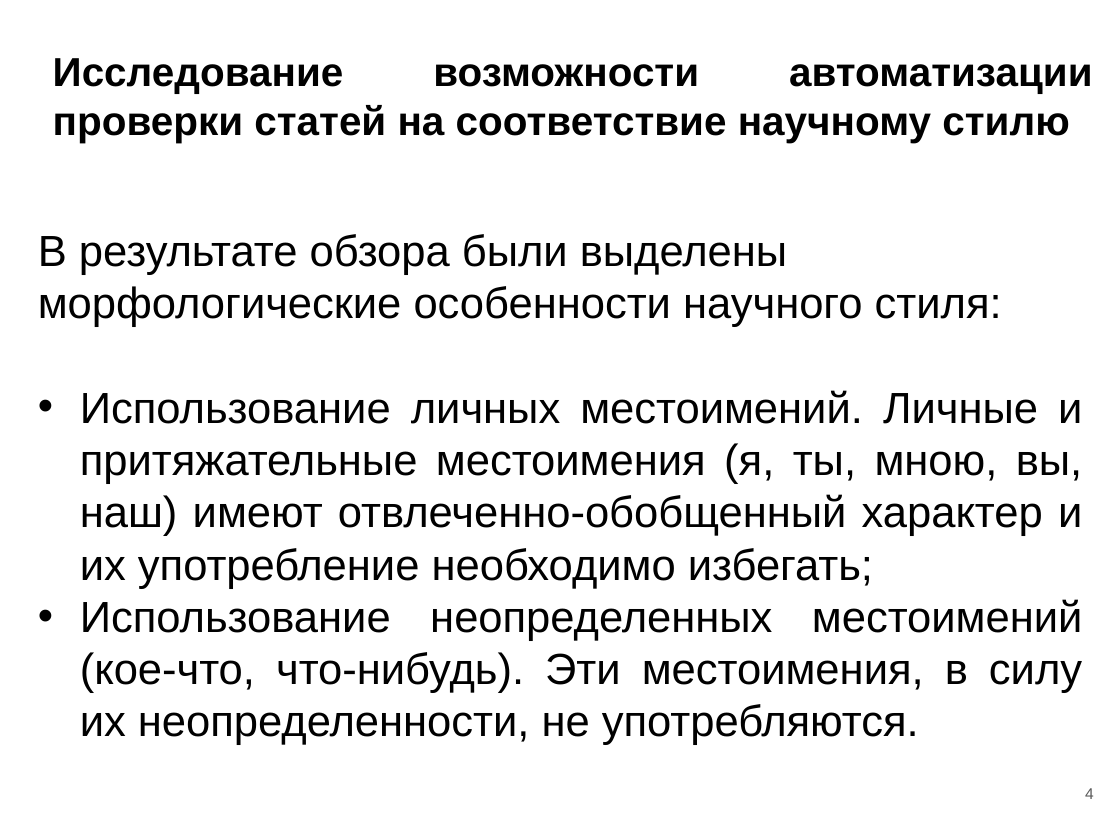
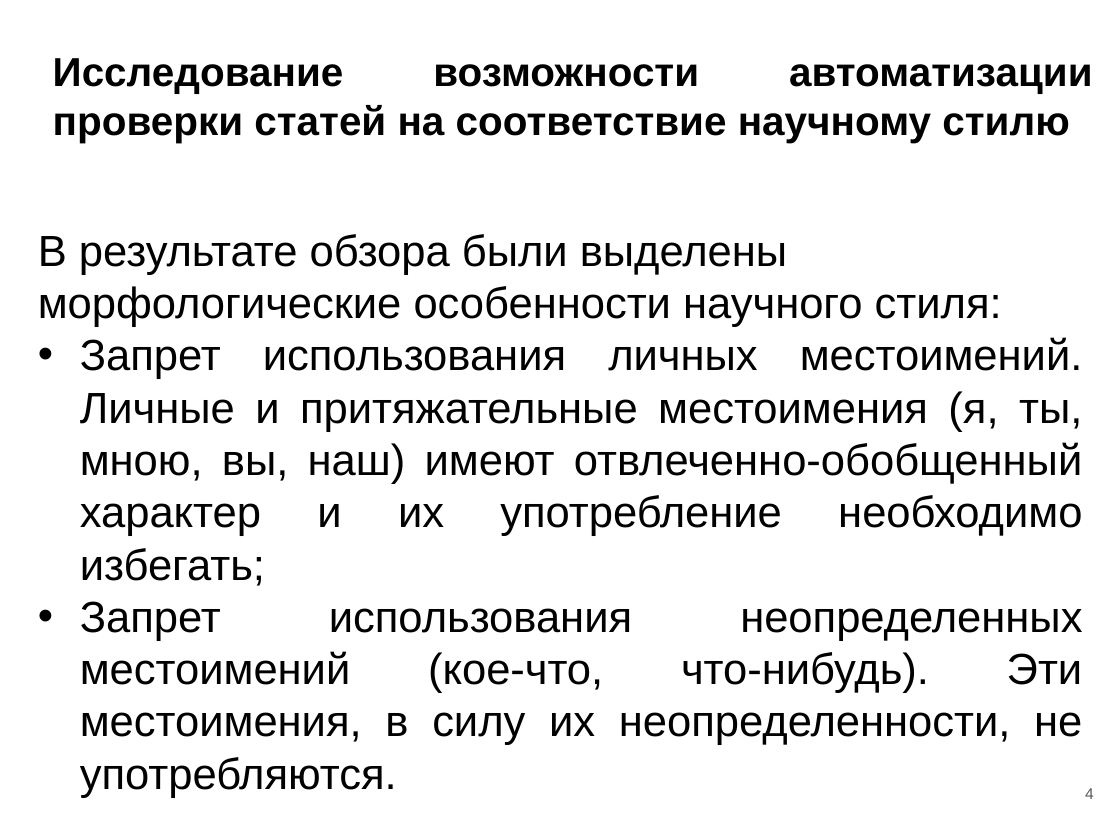
Before and after one commit to OSLL/sw-auto, a slide deck: slide 4 of paper_work/masters thesis/msc_slides.pptx. Drawn at 1120x840 pixels with LibreOffice and Linux fonts; fonts in the diff are those of the drawing. Boxes give left, top, right and bottom in pixels: in the first picture for what was removed or moved away, otherwise in the second. Text is boxed around its words. In the diff, an @@ line names an element or a change of style, - is before the commit and + after.

```diff
--- a/paper_work/masters thesis/msc_slides.pptx
+++ b/paper_work/masters thesis/msc_slides.pptx
@@ text at (80,337,1083,798): text changed @@
-• Использование личных местоимений. Личные и притяжательные местоимения (я, ты, мною, вы, наш) имеют отвлеченно-обобщенный характер и их употребление необходимо избегать;
-• Использование неопределенных местоимений (кое-что, что-нибудь). Эти местоимения, в силу их неопределенности, не употребляются.
+• Запрет использования личных местоимений. Личные и притяжательные местоимения (я, ты, мною, вы, наш) имеют отвлеченно-обобщенный характер и их употребление необходимо избегать;
+• Запрет использования неопределенных местоимений (кое-что, что-нибудь). Эти местоимения, в силу их неопределенности, не употребляются.
```
Also in this commit, not shown: 3 other slides changed, 11 slides added, 3 other files.
